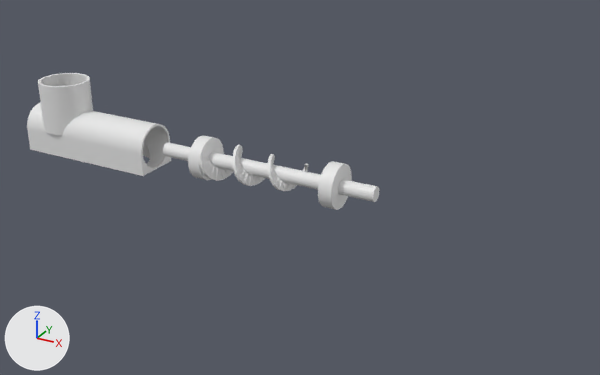
An edit to the Blender file Auger.blend, drawn before and after from the same camera.
Both versions are drawn from a camera (50 mm lens) standing at (316.0, -532.0, 278.0) and looking at (19.0, 7.0, 8.0). Lighting does not change. The marker at lower left points along +X, +Y and +Z.

Objects in the first picture: 'Cutout Cylinder.001', 'Cylinder', 'Input Guard', 'Output Guard', 'Screw'.
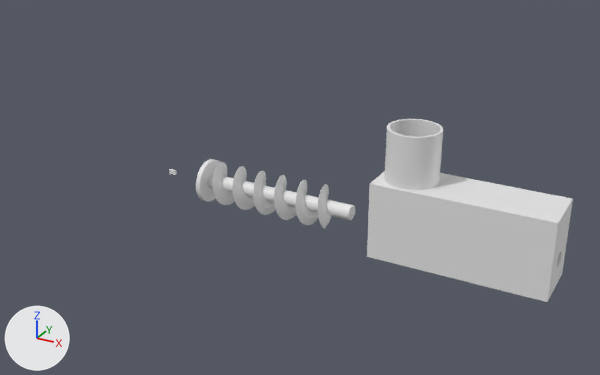
Pixel boxes (x1, y1, x2, y2) of what changed, in the pictures (600 x 375 px):
'Cover', added: after (367, 119, 573, 302)
'Cutout Cylinder.001', deleted: before (27, 73, 171, 176)
'Screw', reshaped, moved, modifiers changed: before (200, 145, 308, 191); after (211, 162, 331, 229)
'Cylinder', deleted: before (163, 143, 379, 202)
'Shaft', added: after (208, 174, 355, 220)
'Output Guard', deleted: before (318, 161, 352, 210)
'Input Guard', deleted: before (188, 135, 224, 180)
'Shaft Base', added: after (196, 159, 220, 202)

Edits to the bpy script that builds the scene:
```text
Change me_cube_001:
    used by ob_screw; location = (-67.5, 0.0, 20.0); scale = (1.0, 1.02, 0.982)
    remove me_cube_001.from_pydata(...)  # 8 vertices, 6 faces; spans x -1.0..1.0, y -1.0..1.0, z 4.02..17.87
    add me_cube_001.from_pydata(...)  # 4808 vertices, 7203 faces; spans x -0.95..118.05, y -17.52..17.52, z -17.52..17.52
    me_cube_001 part 1: 8 vertices removed from x -1.0..1.0, y -1.0..1.0, z 4.02..17.87; 4808 vertices added at x -0.95..118.05, y -17.52..17.52, z -17.52..17.52
Add me_cube_012:
    me_cube_012.from_pydata(...)  # 2018 vertices, 1073 faces; spans x -67.5..67.5, y -22.0..22.0, z -30.0..70.0
Add me_cylinder_010:
    me_cylinder_010.from_pydata(...)  # a 150-sided cylinder along x spanning x -2.0..2.0, y -18.0..18.0, z -18.0..18.0
Add me_cylinder_009:
    me_cylinder_009.from_pydata(...)  # a 150-sided cylinder along x spanning x -67.5..67.5, y -6.0..6.0, z -6.0..6.0
Remove ob_cylinder:
    ob_cylinder = bpy.data.objects.new('Cylinder', me_cylinder_001)
    ob_cylinder.location = (-9.4, 0.0, 20.0)
    ob_cylinder.scale = (1.31, 1.0, 1.0)
Change ob_screw:
    ob_screw.location: (-67.5, 0.0, 20.0) -> (-64.9, 0.0, 0.0)
    remove _m = ob_screw.modifiers.new('Screw', 'SCREW')
    remove _m.steps = 100
    remove _m.iterations = 3
    remove _m.axis = 'X'
    remove _m.screw_offset = 32.0
    remove _m = ob_screw.modifiers.new('SimpleDeform', 'SIMPLE_DEFORM')
    remove _m.deform_method = 'TAPER'
    remove _m.factor = -0.325
    remove _m.angle = -0.325
Remove ob_input_guard:
    ob_input_guard = bpy.data.objects.new('Input Guard', me_cylinder_002)
    ob_input_guard.location = (-66.8, 0.0, 20.0)
    ob_input_guard.rotation_euler = (0.0, 1.571, 0.0)  # degrees (0, 90, 0)
    ob_input_guard.scale = (1.38, 1.38, -1.87)
Remove ob_output_guard:
    ob_output_guard = bpy.data.objects.new('Output Guard', me_cylinder_008)
    ob_output_guard.location = (54.0, 0.0, 20.0)
    ob_output_guard.rotation_euler = (0.0, 1.571, 0.0)  # degrees (0, 90, 0)
    ob_output_guard.scale = (1.38, 1.38, -1.87)
Remove ob_cutout_cylinder_001:
    ob_cutout_cylinder_001 = bpy.data.objects.new('Cutout Cylinder.001', me_cylinder_013)
    ob_cutout_cylinder_001.location = (-218.8, 0.0, 43.9)
    ob_cutout_cylinder_001.scale = (1.13, 1.12, 1.0)
Add ob_cover:
    ob_cover = bpy.data.objects.new('Cover', me_cube_012)
    ob_cover.location = (160.1, 0.0, 8.0)
Add ob_shaft_base:
    ob_shaft_base = bpy.data.objects.new('Shaft Base', me_cylinder_010)
    ob_shaft_base.location = (-63.9, 0.0, 0.0)
Add ob_shaft:
    ob_shaft = bpy.data.objects.new('Shaft', me_cylinder_009)
    ob_shaft.location = (1.6, 0.0, 0.0)
```
